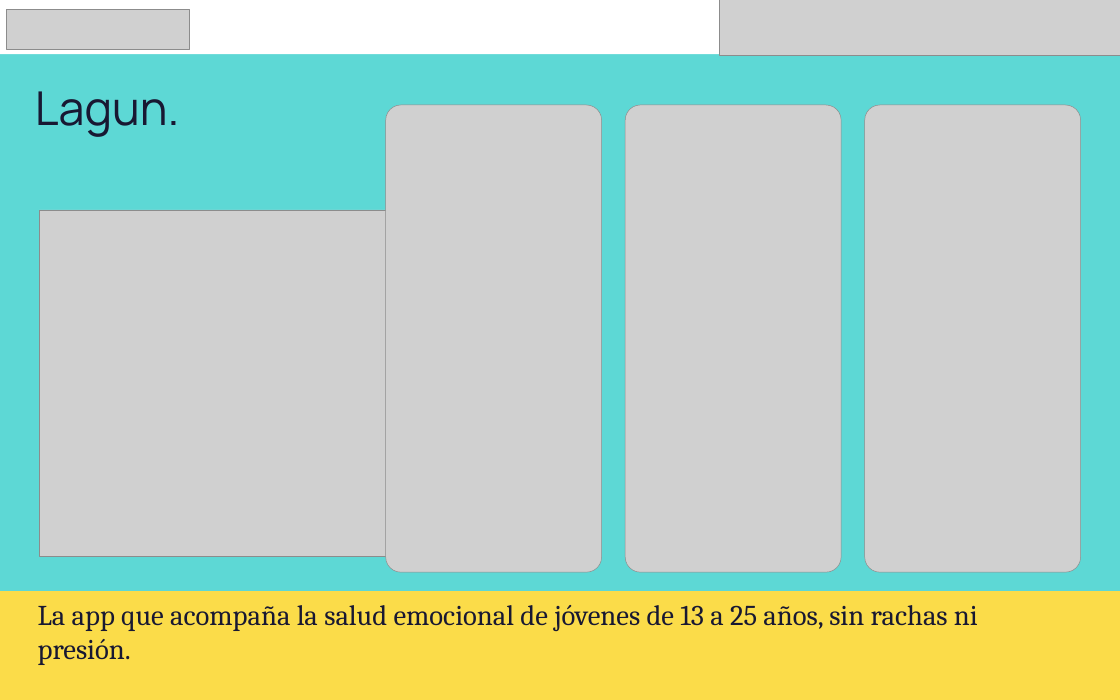
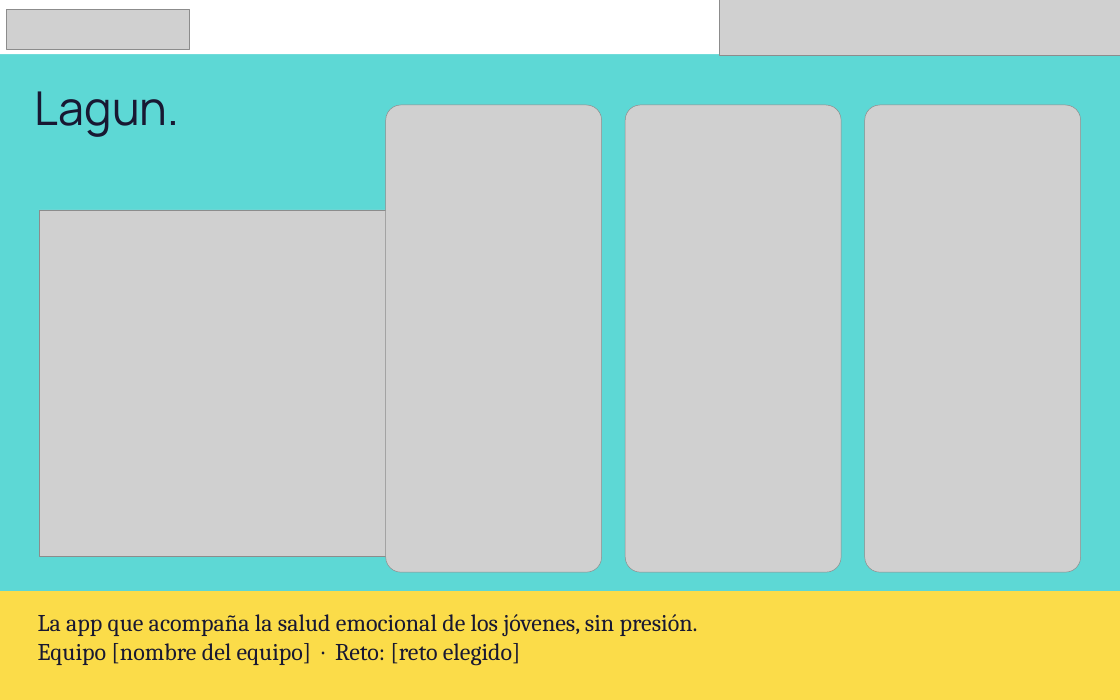
Before and after one commit to pertx1/Lagun, a slide deck: slide 1 of presentacion/Lagun-UNICEF-Lab-Junior.pptx. Drawn at 1120x700 pixels with LibreOffice and Linux fonts; fonts in the diff are those of the drawing; grey boxes stand for pictures. Boxes give left, top, right and bottom in pixels: in the first picture for what was removed or moved away, otherwise in the second. Text is boxed around its words. In the diff, an @@ line names an element or a change of style, - is before the commit and + after.

```diff
--- a/presentacion/Lagun-UNICEF-Lab-Junior.pptx
+++ b/presentacion/Lagun-UNICEF-Lab-Junior.pptx
@@ text at (x1=38, y1=614, x2=698, y2=665): text changed; size 43 to 36 pt @@
-La app que acompaña la salud emocional de jóvenes de 13 a 25 años, sin rachas ni presión.
+La app que acompaña la salud emocional de los jóvenes, sin presión.
+Equipo [nombre del equipo] · Reto: [reto elegido]
```
Also in this commit, not shown: 8 other slides changed, 2 slides removed.
